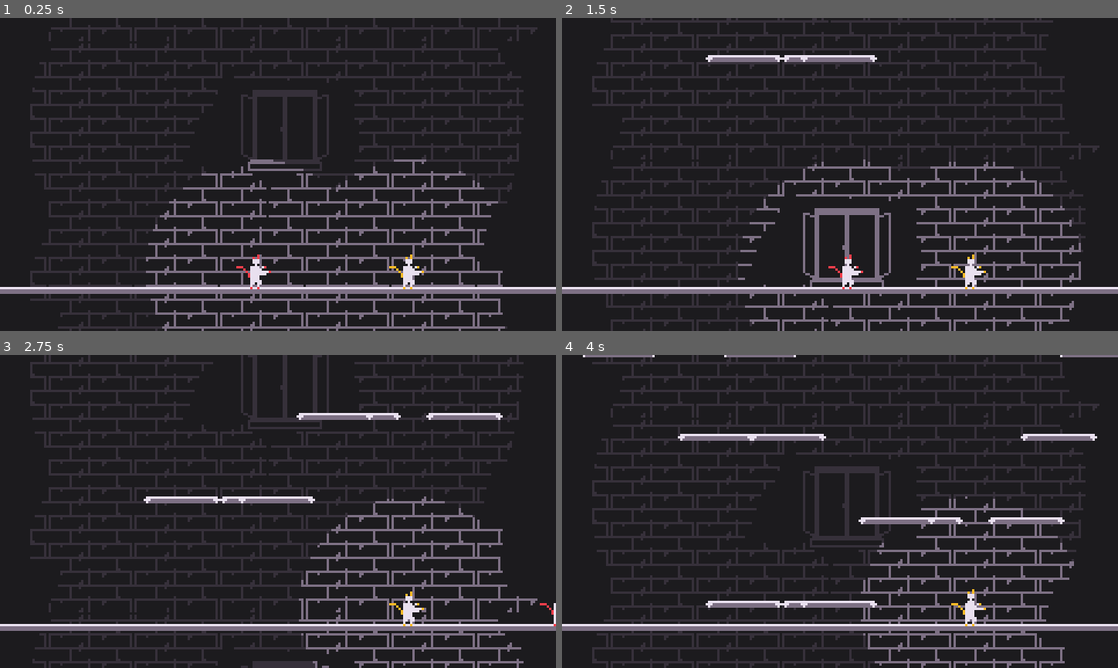
Above: before the commit, frames 1-4 (two rows, left to right).
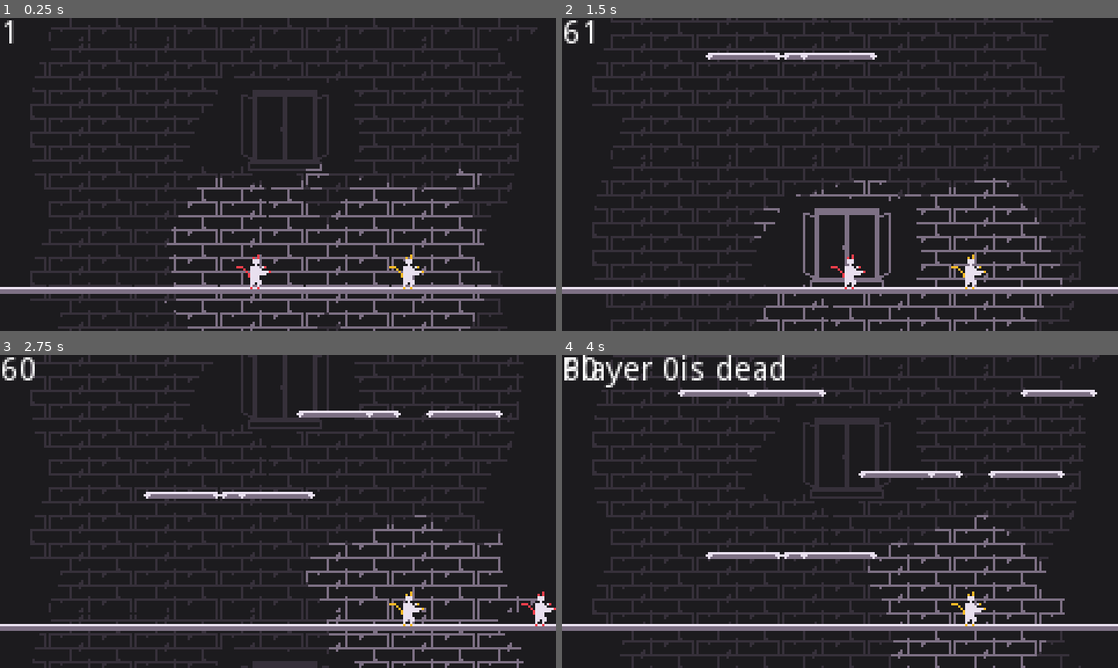
Above: after the commit, the same moments.

Repository: Daxidz/lospecjam01
Game: Godot game, scene res://src/fighter/Main.tscn
The game is run twice, just before and just after one commit, with the same random seed, the same clock (stepped at 60 frames per second) and the same inputs.
Inputs:
- Up to frame 1 (0.25 s): no input
- Up to frame 2 (1.5 s): tap Enter (ui_accept) at 0.5, 0.77 s; hold Y (change_player) 0.53-1.28 s; hold D (ui_right) from 0.53 s (still down); tap Y (change_player) at 1.35 s
- Up to frame 3 (2.75 s): tap Enter (ui_accept) at 1.52 s; release D (ui_right) at 2.03 s; hold A (ui_left) from 2.03 s (still down); hold Y (change_player) from 2.03 s (still down)
- Up to frame 4 (4 s): release A (ui_left) at 2.78 s; release Y (change_player) at 2.78 s; hold D (ui_right) from 2.78 s (still down); tap Y (change_player) at 2.85 s; tap Enter (ui_accept) at 3.02, 3.77 s; hold Y (change_player) from 3.53 s (still down)

The runs differ from the first frame. In frame 1, 1.8% of the frame differs, in the area x 0-91%, y 0-100%; in frame 2, 2.5%; in frame 3, 3.2%; in frame 4, 33%, in the area x 0-100%, y 0-100%.

Commit message:
Better physic

Diff:
--- a/src/Main.gd
+++ b/src/Main.gd
@@ -6,35 +6,65 @@
 
 var cur_fighter: int = 0
 
+var game_speed: float = 1.0
 
+
+func set_game_speed(speed: float):
+#	$BG.material.set_shader_param("speed_factor", speed)
+#	for f in $Fighters.get_children():
+#		f.get_node("AnimationPlayer").playback_speed = speed
+#	$PlatformSpawner.speed_factor = speed
+	Engine.time_scale = speed
+
+
+func reset_fighters():
+	var pos = $Position2D.position
+	for f in $Fighters.get_children():
+		f.position = pos
+		pos += Vector2(20, 20)
+		f.velocity = Vector2.ZERO
+		set_game_speed(1)
+
+	$Label.text = ""
 
 func _ready():
 	var i = 0
 	for f in $Fighters.get_children():
-			f.controller_nb = i
-			i += 1
+		f.controller_nb = i
+		i += 1
+	set_game_speed(1)
+
+func _process(delta):
+	$FPS.text = str(Engine.get_frames_per_second())
 
 func _input(event):
+
 	if event.is_action_pressed("ui_cancel"):
-		var pos = $Position2D.position
-		for f in $Fighters.get_children():
-			f.position = pos
-			pos += Vector2(20, 20)
-			f.velocity = Vector2.ZERO
+		reset_fighters()
 
 	if event.is_action_pressed("change_player"):
 		$Fighters.get_child(cur_fighter).control_disabled = true
 		cur_fighter = (cur_fighter +1) % $Fighters.get_child_count()
 		$Fighters.get_child(cur_fighter).control_disabled = false
 
-func _on_Timer_timeout():
-	$Platform.queue_free()
-
 func onPunched():
 	$PauseTimer.start(pause_time)
 #	get_tree().paused = true
+	$Camera2D.decay = 0.8
 	$Camera2D.add_trauma(0.6)
+
+func onDead(player_nb: int):
+	$Label.text = "Player " + str(player_nb) + "is dead"
+#	$Camera2D.stop_trauma()
+#	$Camera2D.decay = 0.9
+#	$Camera2D.add_trauma(0.2)
+	set_game_speed(0.4)
 
 
 func _on_PauseTimer_timeout():
 	get_tree().paused = false
+
+
+func _on_PlatformTimer_timeout():
+#	$Platform.queue_free()
+	pass # Replace with function body.
--- a/src/fighter/Fighter.gd
+++ b/src/fighter/Fighter.gd
@@ -6,16 +6,19 @@
 export var control_disabled: bool = false
 
 # MOVEMENT
-export (int) var speed = 200
-export (int) var jump_speed = -300
-export (int) var gravity = 800
-export (int) var knocback_speed = 200
+export (int) var speed = 180
+export (int) var jump_speed = -400
+export (int) var gravity = 1100
+var cur_gravity: int = gravity
+export (int) var knocback_speed = 50
 
 export (Color) var color
 
-
+export var ko_margin: float = 10.0
 
 var velocity = Vector2.ZERO
+
+var speed_factor
 
 export (float, 0, 1.0) var base_friction = 0.2
 var friction = base_friction
@@ -36,8 +39,10 @@
 	$Hitbox/CollisionShape2D.disabled = true
 	$Particles2D.material.set_shader_param("color", color)
 	$Sprite.material.set_shader_param("color", color)
+	#$Sprite2.material.set_shader_param("replace_col", color)
 	state_machine.travel("idle")
 	connect("punched", get_tree().get_root().get_node("Main"), "onPunched")
+	connect("dead", get_tree().get_root().get_node("Main"), "onDead")
 
 func get_punched(enemy_pos):
 	var punch_vec = position-enemy_pos
@@ -46,12 +51,14 @@
 #		velocity.x -= knocback_speed
 #	else:
 #		velocity.x = knocback_speed
-	velocity += punch_vec * knocback_speed
+	velocity = punch_vec * knocback_speed
 #
 	is_knockbacked = true
 	friction = base_friction / 2
 	$KnockbackTimer.start()
 	$Particles2D.emitting = true
+
+	cur_gravity = gravity/2
 
 	state_machine.travel("knockback")
 	emit_signal("punched")
@@ -69,7 +76,7 @@
 	var in_air = !is_on_floor();
 	var dir = 0
 
-	if !control_disabled:
+	if !control_disabled && !is_knockbacked:
 		if Input.is_action_pressed("ui_right"+str(controller_nb)):
 			dir += 1
 			scale_x_children(1)
@@ -77,8 +84,10 @@
 			dir -= 1
 			scale_x_children(-1)
 	if dir != 0:
-		if in_air or is_knockbacked:
+		if in_air:
 			cur_speed *= 0.5
+		if is_knockbacked:
+			cur_speed *= 0.1
 		velocity.x = lerp(velocity.x, dir * cur_speed, base_acceleration)
 	else:
 		velocity.x = lerp(velocity.x, 0, friction)
@@ -93,10 +102,13 @@
 		if (!control_disabled):
 			punch()
 
+func _process(delta):
+	if position.x > get_viewport_rect().size.x + ko_margin or position.y > get_viewport_rect().size.y +ko_margin or position.x < -ko_margin:
+		emit_signal("dead", controller_nb)
 
 func _physics_process(delta):
 	get_input()
-	velocity.y += gravity * delta
+	velocity.y += cur_gravity * delta
 
 	if !is_on_floor() and $CoyoteTimer.is_stopped() and can_jump:
 		$CoyoteTimer.start(coyote_time)
@@ -125,3 +137,4 @@
 	friction = base_friction
 #	$Particles2D.emitting = false
 	state_machine.travel("idle")
+	cur_gravity = gravity
--- a/src/fighter/Fighter.tscn
+++ b/src/fighter/Fighter.tscn
@@ -112,10 +112,10 @@
 [sub_resource type="AnimationNodeStateMachinePlayback" id=16]
 
 [sub_resource type="RectangleShape2D" id=17]
-extents = Vector2( 7.30011, 5.98657 )
+extents = Vector2( 9.26507, 5.98657 )
 
 [sub_resource type="RectangleShape2D" id=18]
-extents = Vector2( 1.61729, 4.57729 )
+extents = Vector2( 2.53138, 6.46833 )
 
 [sub_resource type="Shader" id=19]
 resource_local_to_scene = true
@@ -143,6 +143,42 @@
 shader = SubResource( 19 )
 shader_param/target_col = Color( 0.215686, 0.192157, 0.231373, 1 )
 shader_param/replace_col = Color( 0.494118, 0.443137, 0.521569, 1 )
+
+[sub_resource type="AtlasTexture" id=25]
+atlas = ExtResource( 4 )
+region = Rect2( 0, 0, 96, 96 )
+
+[sub_resource type="AtlasTexture" id=26]
+atlas = ExtResource( 4 )
+region = Rect2( 96, 0, 96, 96 )
+
+[sub_resource type="AtlasTexture" id=28]
+atlas = ExtResource( 4 )
+region = Rect2( 0, 0, 96, 96 )
+
+[sub_resource type="AtlasTexture" id=29]
+atlas = ExtResource( 4 )
+region = Rect2( 96, 0, 96, 96 )
+
+[sub_resource type="AtlasTexture" id=30]
+atlas = ExtResource( 4 )
+region = Rect2( 192, 0, 96, 96 )
+
+[sub_resource type="AtlasTexture" id=31]
+atlas = ExtResource( 4 )
+region = Rect2( 288, 0, 96, 96 )
+
+[sub_resource type="AtlasTexture" id=32]
+atlas = ExtResource( 4 )
+region = Rect2( 384, 0, 96, 96 )
+
+[sub_resource type="SpriteFrames" id=27]
+animations = [ {
+"frames": [ SubResource( 25 ), SubResource( 26 ), SubResource( 28 ), SubResource( 29 ), SubResource( 30 ), SubResource( 31 ), SubResource( 32 ) ],
+"loop": true,
+"name": "default",
+"speed": 10.0
+} ]
 
 [sub_resource type="ShaderMaterial" id=21]
 resource_local_to_scene = true
@@ -167,16 +203,17 @@
 material = SubResource( 1 )
 collision_mask = 0
 script = ExtResource( 2 )
-jump_speed = -350
-gravity = 1000
-knocback_speed = 50
 color = Color( 0.701961, 0.705882, 0.105882, 1 )
+ko_margin = 30.0
+base_friction = 0.3
+base_acceleration = 0.2
 
 [node name="Sprite" type="Sprite" parent="."]
 material = SubResource( 2 )
 z_index = 1
 texture = ExtResource( 1 )
 hframes = 12
+frame = 1
 
 [node name="CollisionShape2D" type="CollisionShape2D" parent="."]
 visible = false
@@ -202,7 +239,7 @@
 collision_mask = 2
 
 [node name="CollisionShape2D" type="CollisionShape2D" parent="Hitbox"]
-position = Vector2( 11.4326, -2.00573 )
+position = Vector2( 10.3695, -2.00573 )
 shape = SubResource( 17 )
 disabled = true
 
@@ -211,17 +248,17 @@
 collision_mask = 4
 
 [node name="CollisionShape2D" type="CollisionShape2D" parent="Hurbox"]
-position = Vector2( 0.960491, 0 )
 shape = SubResource( 18 )
 
 [node name="KnockbackTimer" type="Timer" parent="."]
 wait_time = 0.5
 one_shot = true
 
-[node name="Sprite2" type="Sprite" parent="."]
+[node name="Sprite2" type="AnimatedSprite" parent="."]
 material = SubResource( 20 )
-position = Vector2( 0.960491, 0 )
-texture = ExtResource( 4 )
+frames = SubResource( 27 )
+frame = 3
+playing = true
 
 [node name="Particles2D" type="Particles2D" parent="."]
 material = SubResource( 21 )
--- a/src/fighter/Main.tscn
+++ b/src/fighter/Main.tscn
@@ -1,10 +1,9 @@
-[gd_scene load_steps=17 format=2]
+[gd_scene load_steps=15 format=2]
 
 [ext_resource path="res://src/fighter/Fighter.tscn" type="PackedScene" id=1]
 [ext_resource path="res://src/world/Platform.tscn" type="PackedScene" id=2]
 [ext_resource path="res://src/Main.gd" type="Script" id=3]
 [ext_resource path="res://assets/img/world/bg.png" type="Texture" id=4]
-[ext_resource path="res://src/world/ParallaxBackground.gd" type="Script" id=5]
 [ext_resource path="res://src/world/PlatformSpawner.gd" type="Script" id=6]
 [ext_resource path="res://src/fighter/change_col.shader" type="Shader" id=7]
 [ext_resource path="res://src/world/CameraShake.gd" type="Script" id=8]
@@ -14,11 +13,7 @@
 shader = ExtResource( 9 )
 shader_param/direction = Vector2( 0, -1 )
 shader_param/speed_scale = 0.3
-
-[sub_resource type="ShaderMaterial" id=2]
-shader = ExtResource( 9 )
-shader_param/direction = Vector2( 0, -1 )
-shader_param/speed_scale = 0.2
+shader_param/speed_factor = 1.0
 
 [sub_resource type="ShaderMaterial" id=3]
 resource_local_to_scene = true
@@ -76,7 +71,7 @@
 
 [node name="PlatformSpawner" type="Node2D" parent="."]
 script = ExtResource( 6 )
-speed = 0.6
+speed = 35.0
 nb_platform = 3
 
 [node name="Timer" type="Timer" parent="PlatformSpawner"]
@@ -98,24 +93,6 @@
 wait_time = 5.0
 one_shot = true
 
-[node name="ParallaxBackground" type="ParallaxBackground" parent="."]
-pause_mode = 2
-scroll_ignore_camera_zoom = true
-script = ExtResource( 5 )
-camera_velocity = Vector2( 0, 40 )
-
-[node name="ParallaxLayer" type="ParallaxLayer" parent="ParallaxBackground"]
-pause_mode = 2
-process_priority = -1
-visible = false
-motion_mirroring = Vector2( 0, 135 )
-
-[node name="BG" type="Sprite" parent="ParallaxBackground/ParallaxLayer"]
-material = SubResource( 2 )
-position = Vector2( -10, 221 )
-texture = ExtResource( 4 )
-offset = Vector2( 130, -153 )
-
 [node name="Fighters" type="Node" parent="."]
 
 [node name="Fighter" parent="Fighters" instance=ExtResource( 1 )]
@@ -124,7 +101,6 @@
 
 [node name="Sprite" parent="Fighters/Fighter" index="0"]
 material = SubResource( 3 )
-frame = 0
 
 [node name="AnimationTree" parent="Fighters/Fighter" index="4"]
 parameters/playback = SubResource( 4 )
@@ -139,7 +115,27 @@
 position = Vector2( 177, 88 )
 color = Color( 0.992157, 0.733333, 0.152941, 1 )
 
+[node name="PlatformTimer" type="Timer" parent="."]
+wait_time = 5.0
+one_shot = true
+autostart = true
+
+[node name="Label" type="Label" parent="."]
+margin_right = 40.0
+margin_bottom = 14.0
+__meta__ = {
+"_edit_use_anchors_": false
+}
+
+[node name="FPS" type="Label" parent="."]
+margin_right = 40.0
+margin_bottom = 14.0
+__meta__ = {
+"_edit_use_anchors_": false
+}
+
 [connection signal="timeout" from="PlatformSpawner/Timer" to="PlatformSpawner" method="_on_Timer_timeout"]
 [connection signal="timeout" from="PauseTimer" to="." method="_on_PauseTimer_timeout"]
+[connection signal="timeout" from="PlatformTimer" to="." method="_on_PlatformTimer_timeout"]
 
 [editable path="Fighters/Fighter"]
--- a/src/fighter/move.shader
+++ b/src/fighter/move.shader
@@ -2,10 +2,11 @@
 
 uniform vec2 direction = vec2(0.0,-1.0);
 uniform float speed_scale = 0.1;
+uniform float speed_factor = 1.0;
 
 void fragment(){
 
-     vec2 move = direction * TIME * speed_scale;
+     vec2 move = direction * TIME * speed_scale * speed_factor;
 
      COLOR = texture(TEXTURE, UV + move);
 }
--- a/src/world/CameraShake.gd
+++ b/src/world/CameraShake.gd
@@ -25,6 +25,9 @@
 func add_trauma(amount):
 	trauma = min(trauma + amount, 1.0)
 
+func stop_trauma():
+	trauma = 0
+
 func _process(delta):
 	if target:
 		global_position = get_node(target).global_position
--- a/src/world/Platform.gd
+++ b/src/world/Platform.gd
@@ -15,4 +15,4 @@
 		queue_free()
 
 func _physics_process(delta):
-	position.y += speed
+	position.y += speed * delta
--- a/src/world/Platform.tscn
+++ b/src/world/Platform.tscn
@@ -7,7 +7,6 @@
 extents = Vector2( 16, 1 )
 
 [node name="Platform" type="KinematicBody2D"]
-pause_mode = 1
 script = ExtResource( 2 )
 
 [node name="Sprite" type="Sprite" parent="."]
--- a/src/world/PlatformSpawner.gd
+++ b/src/world/PlatformSpawner.gd
@@ -5,7 +5,8 @@
 
 var rand = RandomNumberGenerator.new()
 
-export var speed: float = 0.7
+export var speed: float = 100
+var speed_factor: float = 1.0
 export var nb_platform: int = 2
 
 
@@ -21,7 +22,7 @@
 
 	var platform = Platform.instance()
 
-	platform.speed = speed
+	platform.speed = speed * speed_factor
 
 	platform.position = pos
 
Binary file changed: assets/img/fighter/aura.aseprite
Binary file changed: assets/img/fighter/aura.png
Not shown: 1 places in src/fighter/Fighter.tscn that only renumber resources
